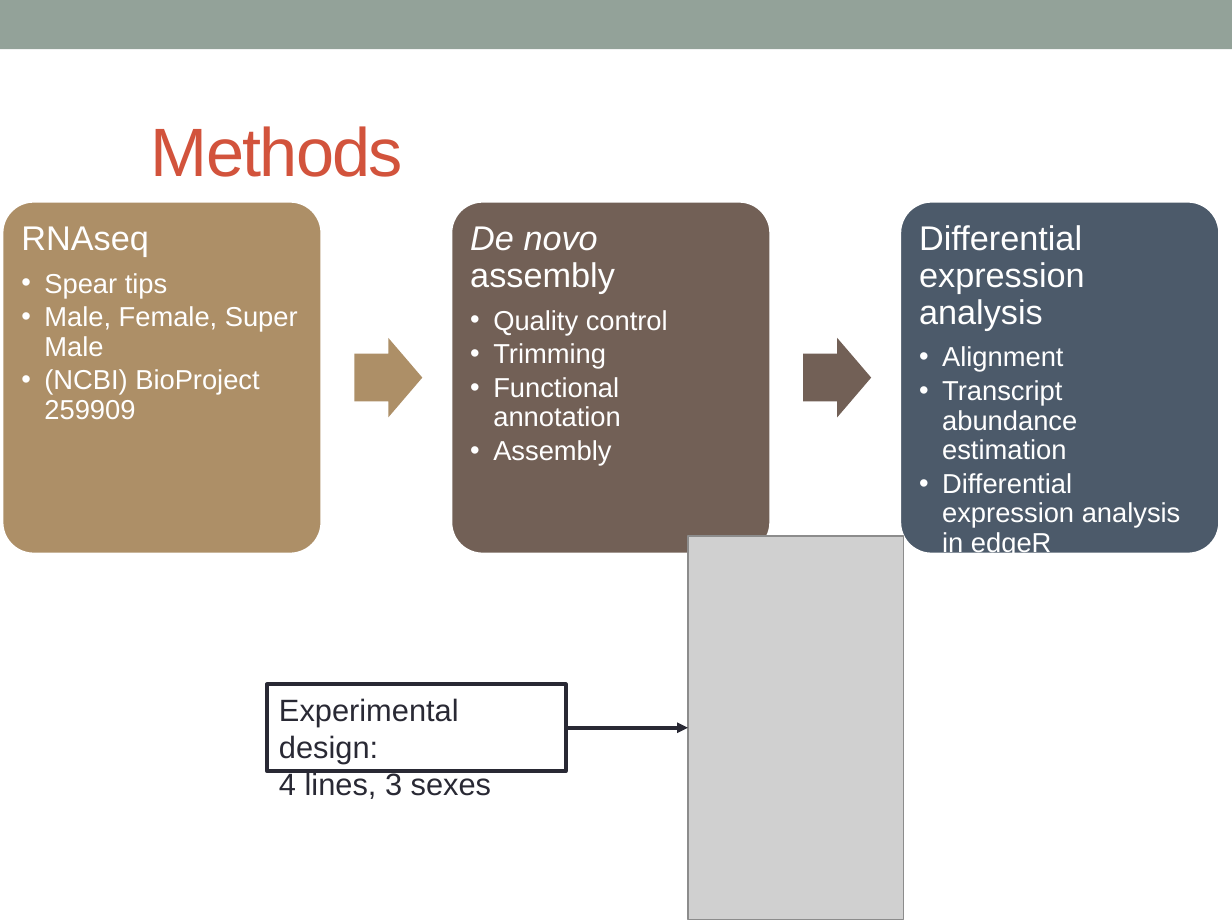
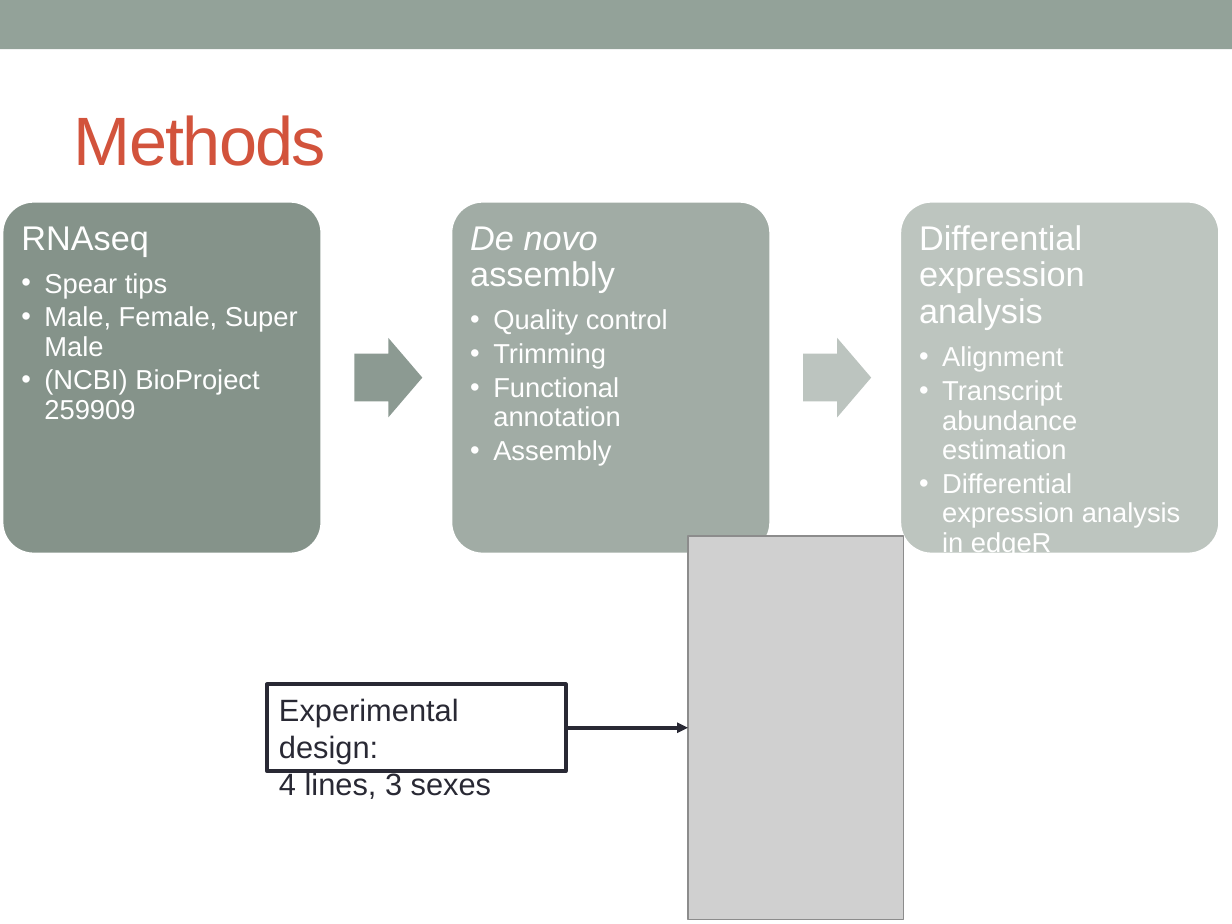
Before and after one commit to katholan/BCB546X-Spring2017_Valerin_final_project, a slide deck: slide 6 of asparagus.pptx. Drawn at 1232x924 pixels with LibreOffice and Linux fonts; fonts in the diff are those of the drawing; grey boxes stand for pictures. Boxes give left, top, right and bottom in pixels: in the first picture for what was removed or moved away, otherwise in the second. Text is boxed around its words. In the diff, an @@ line names an element or a change of style, - is before the commit and + after.

```diff
--- a/asparagus.pptx
+++ b/asparagus.pptx
@@ title "Methods": place and size @@
-title "Methods" at (151,126,403,177)
+title "Methods" at (74,115,326,166)
@@ rounded rectangle at (1,201,322,554): fill #AD8F67 to #85938B @@
@@ rounded rectangle at (451,201,771,554): fill #726056 to #A1ACA5 @@
@@ rounded rectangle at (899,201,1220,554): fill #4C5A6A to #BDC5C0 @@
@@ right arrow at (355,338,423,418): fill #AD8F67 to #8C9B92 @@
@@ right arrow at (803,338,871,418): fill #726056 to #BDC4C0 @@
```
Also in this commit, not shown: 15 other slides changed, 4 slides added, 1 slide removed.
